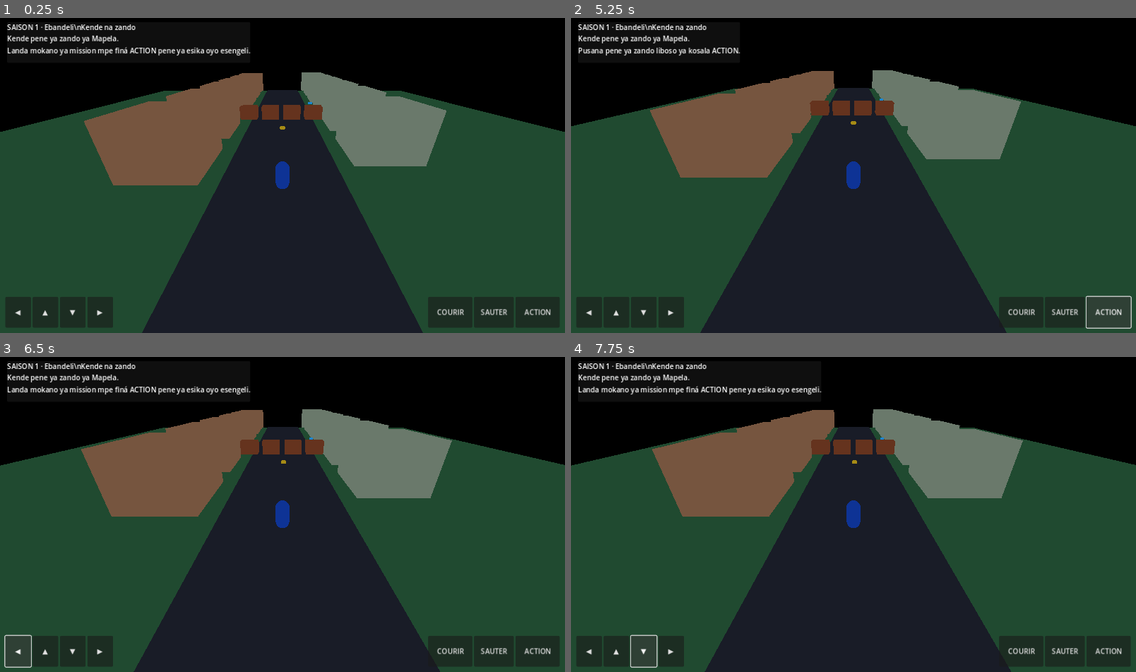
Above: before the commit, frames 1-4 (two rows, left to right).
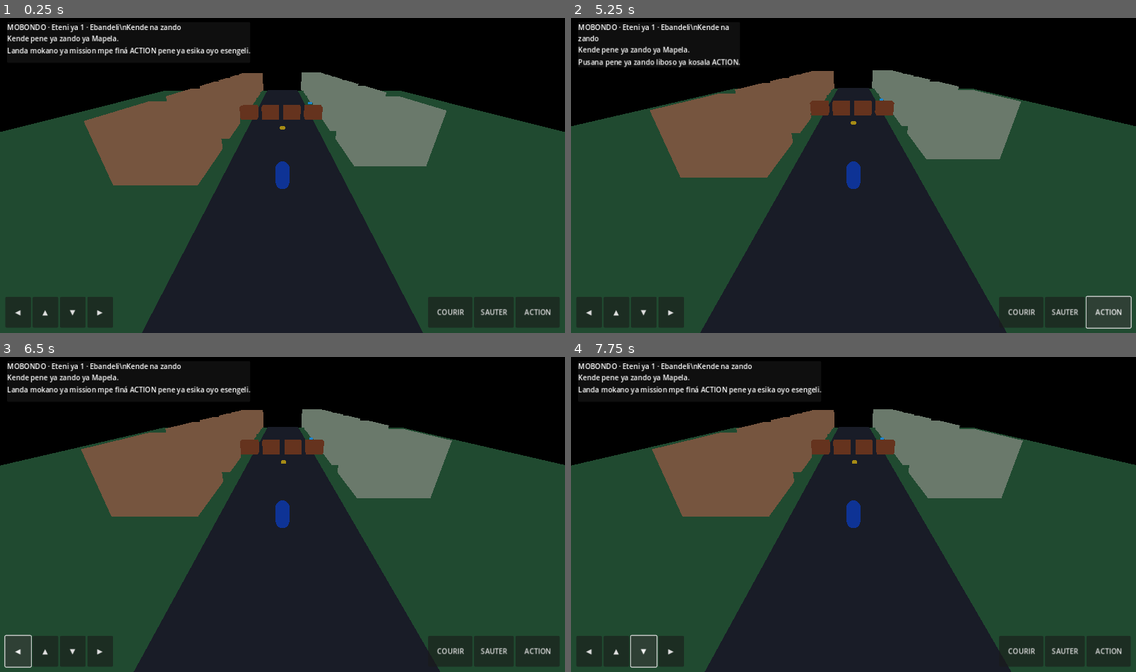
Above: after the commit, the same moments.

Repository: benimandala210-sudo/MOBONDO
Game: Godot game, scene res://scenes/main.tscn
The game is run twice, just before and just after one commit, with the same random seed, the same clock (stepped at 60 frames per second) and the same inputs.
Inputs:
- Up to frame 1 (0.25 s): no input
- Up to frame 2 (5.25 s): click "◀" at 0.5 s; click "▲" at 1.25 s; click "▼" at 2 s; click "▶" at 2.75 s; click "COURIR" at 3.5 s; click "SAUTER" at 4.25 s; click "ACTION" at 5 s
- Up to frame 3 (6.5 s): click "◀" at 5.75 s
- Up to frame 4 (7.75 s): click "▲" at 6.5 s; click "▼" at 7.25 s

The runs differ from the first frame. In frame 1, 0.4% of the frame differs, in the area x 1-32%, y 1-5%; in frame 2, 1.4%, in the area x 1-30%, y 1-16%; in frame 3, 0.4%; in frame 4, 0.4%.

Commit message:
Localize mission chapter title in Lingala

Diff:
--- a/scripts/mission_manager.gd
+++ b/scripts/mission_manager.gd
@@ -59,7 +59,7 @@
     var episode := get_current_episode()
     if episode.is_empty():
         return "MOBONDO"
-    return "SAISON 1 · " + str(episode.get("title", "Mission"))
+    return "MOBONDO · Eteni ya 1 · " + str(episode.get("title", "Mission"))
 
 func get_objective_text() -> String:
     var objective := get_current_objective()
